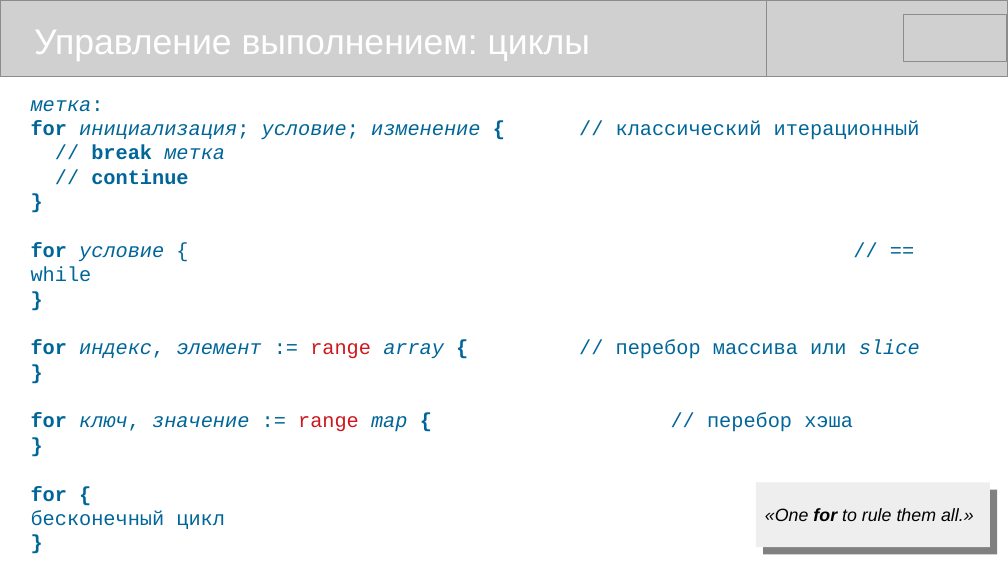
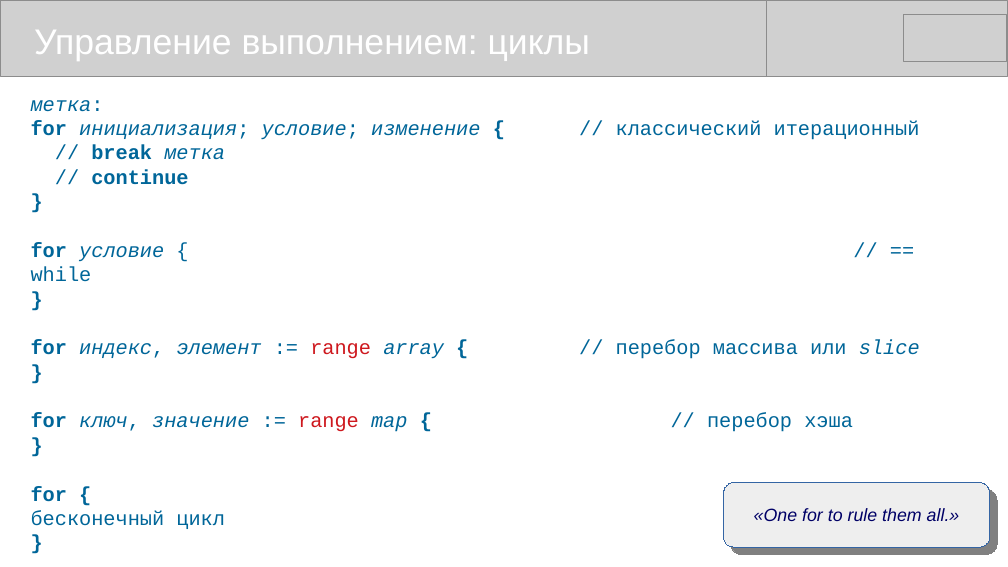
Before and after one commit to mike-shock/Go_language, a slide deck: slide 14 of Go_Intro.odp. Drawn at 1008x567 pixels with LibreOffice and Linux fonts; fonts in the diff are those of the drawing; grey boxes stand for pictures. Boxes give left, top, right and bottom in pixels: in the first picture for what was removed or moved away, otherwise in the second. Text is boxed around its words. In the diff, an @@ line names an element or a change of style, - is before the commit and + after.

```diff
--- a/Go_Intro.odp
+++ b/Go_Intro.odp
@@ rounded rectangle "«One for to rule them ...": place and size @@
-rounded rectangle "«One for to rule them ..." at box(756, 483, 991, 548)
+rounded rectangle "«One for to rule them ..." at box(724, 483, 990, 548)
@@ rounded rectangle "«One for to rule them ..." at box(724, 483, 990, 548): text colour #000000 to #000066; bold off in "for"; alignment justified to centre; rectangle to rounded rectangle; outline none to #3465A4 0 pt @@
```
Also in this commit, not shown: 12 other slides changed.
